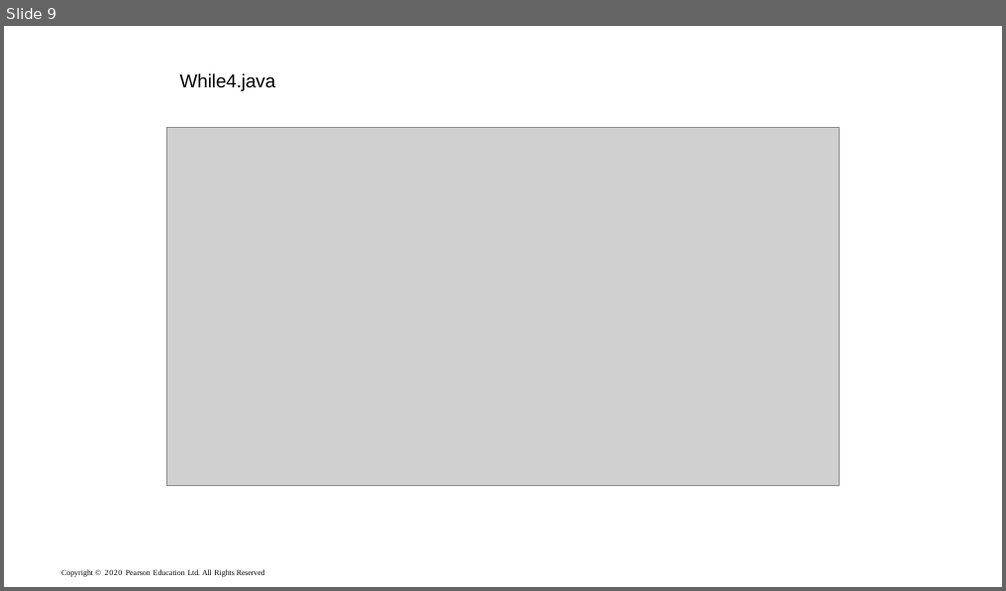
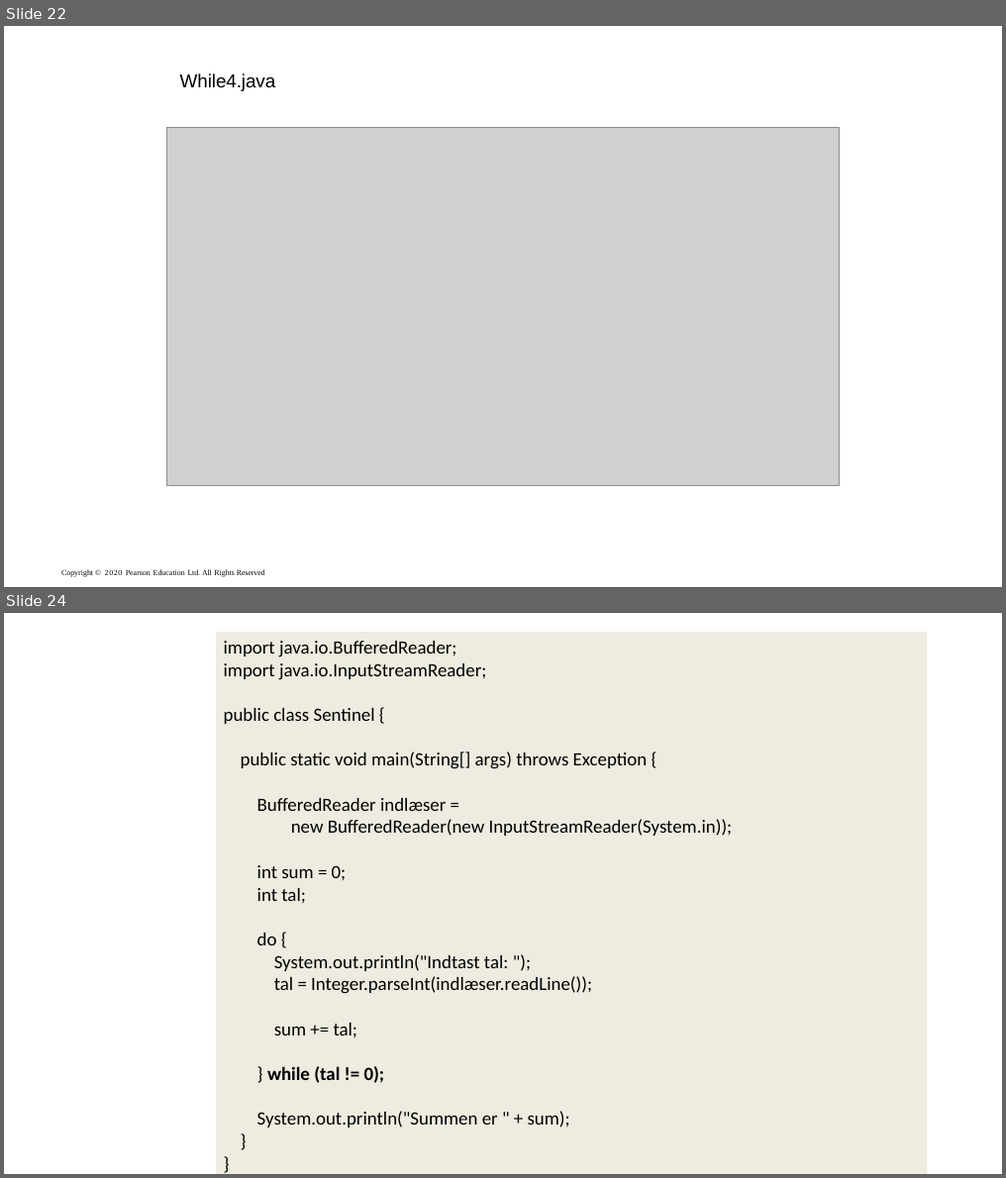
Before and after one commit to xiaoleibi/DMU26, a slide deck: ppt/uge39Loops.pptx. Shown one above the other, each under a label of ours: slide 9 before the commit, slides 22 and 24 after it; the slides between them are not shown. The pictures are 1006x591 and 1006x1178 pixels, drawn with LibreOffice and Linux fonts; fonts in the diff are those of the drawing; grey boxes stand for pictures. Boxes give left, top, right and bottom in pixels: in the first picture for what was removed or moved away, otherwise in the second. Text is boxed around its words. In the diff, an @@ line names an element or a change of style, - is before the commit and + after.

```diff
--- a/ppt/uge39Loops.pptx
+++ b/ppt/uge39Loops.pptx
@@ slide 24 added at box(4, 613, 1002, 1174), background #FFFFFF @@
@@ rectangle added at box(216, 632, 927, 1174), fill #EEECE1, 18 pt, text #000000 @@
+import java.io.BufferedReader;
+import java.io.InputStreamReader;
+public class Sentinel {
+public static void main(String[] args) throws Exception {
+BufferedReader indlæser =
+new BufferedReader(new InputStreamReader(System.in));
+int sum = 0;
+int tal;
+do {
+System.out.println("Indtast tal: ");
+tal = Integer.parseInt(indlæser.readLine());
+sum += tal;
+} while (tal != 0);
+System.out.println("Summen er " + sum);
+}
+}
@@ what was slide 9 is now slide 22 @@
```
Also in this commit, not shown: 1 slide changed, 4 other slides added, 1 slide removed, 2 other files.
